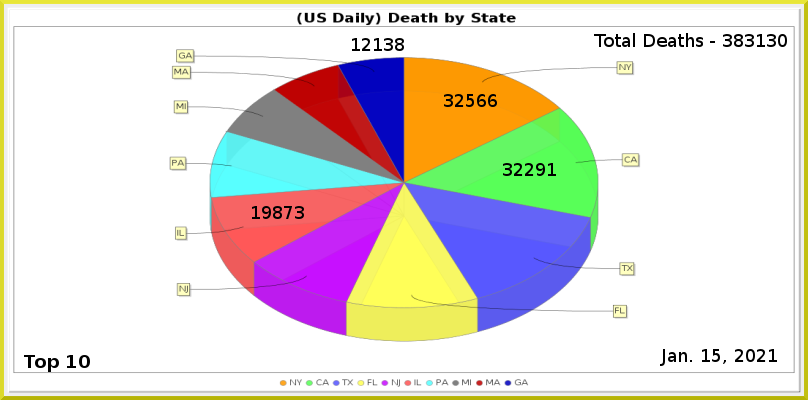
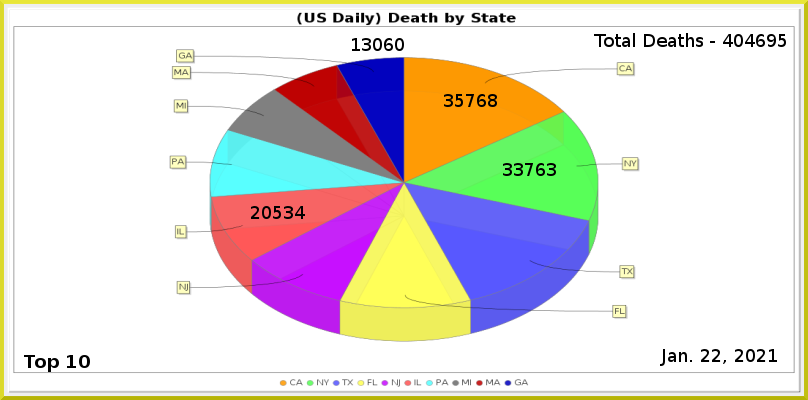
Before/after of a 808px x 400px layered artwork. What changed in the layer stack:
painted on "Least" over [362, 38, 404, 51]
painted on "6" over [251, 206, 305, 219]
painted on "2" over [514, 163, 556, 176]
painted on "1" over [455, 94, 497, 107]
renamed "Total Deaths - 383130" to "Total Deaths - 404695", painted on it over [723, 34, 787, 47]
painted on "Current Date" over [701, 349, 721, 362]
painted on "Death_by_State.png" over [169, 49, 641, 386]
